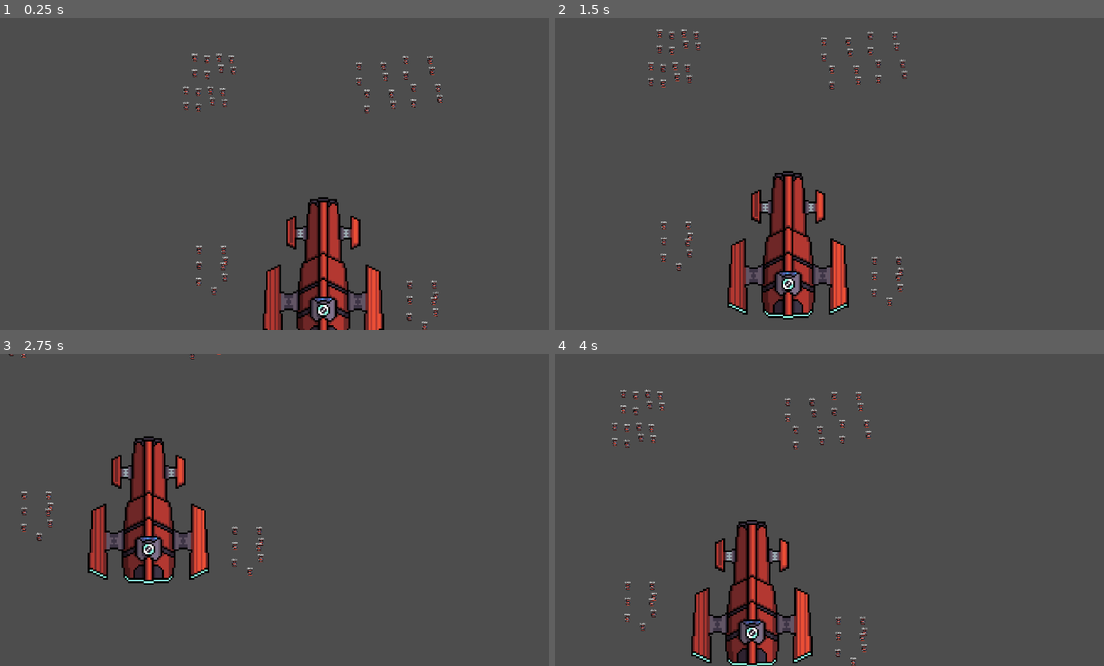
Above: before the commit, frames 1-4 (two rows, left to right).
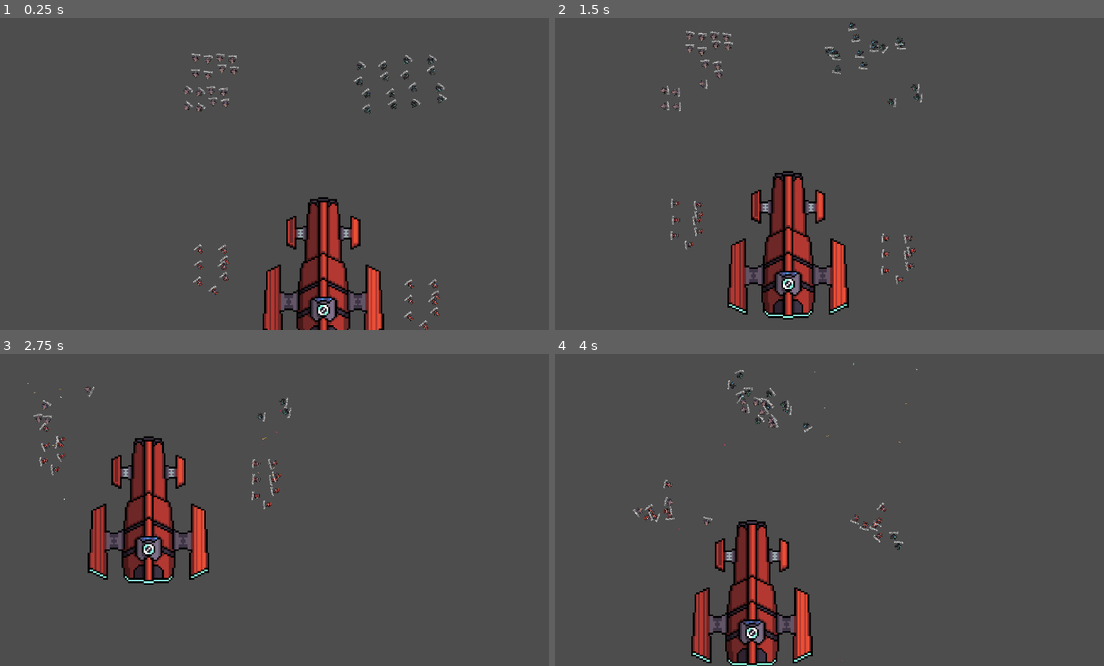
Above: after the commit, the same moments.

Repository: braja/space_battle_sim_thing
Game: Godot game, scene res://worldtest.tscn
Same seed, same stepped clock (60 frames per second), same inputs: the game is played once before the commit and once after it. The project has no main scene, so this scene is started directly.
Inputs (mouse positions are in pixels of both pictures, inside the frame that each line leads up to):
- Up to frame 1 (0.25 s): no input
- Up to frame 2 (1.5 s): move the mouse to (955, 158) at 0.52 s; hold Right (ui_right) 0.53-1.28 s; click (955, 158) at 0.67 s; move the mouse to (719, 189) at 1.27 s; hold Down (ui_down) from 1.28 s (still down)
- Up to frame 3 (2.75 s): move the mouse to (334, 441) at 2.02 s; release Down (ui_down) at 2.03 s; hold Right (ui_right) from 2.03 s (still down)
- Up to frame 4 (4 s): move the mouse to (807, 572) at 2.77 s; release Right (ui_right) at 2.78 s; hold Up (ui_up) 2.78-3.53 s; click (807, 572) at 2.92 s; move the mouse to (999, 556) at 3.52 s; hold Left (ui_left) from 3.53 s (still down)

The runs differ from the first frame. In frame 1, 1.2% of the frame differs, in the area x 33-82%, y 11-100%; in frame 2, 1.7%, in the area x 16-67%, y 1-93%; in frame 3, 0.8%; in frame 4, 1.4%.
Error before the commit: Parse Error: Function "flank" has the same name as a previously declared function. (res://scenes/fighter_base/fighter_base.gd:107)

Commit message:
fix conflict and bullet zindex issue

Diff:
--- a/scenes/fighter_base/fighter_base.gd
+++ b/scenes/fighter_base/fighter_base.gd
@@ -56,7 +56,7 @@
 		elif distance_to_target > flee_distance and distance_to_target <= attack_range:
 			change_state(State.ATTACKING)
 			state_label.text = "attacking"
-			flank(target_pos)
+			move(target_pos)
 			attack()
 		else:
 			change_state(State.SEEKING)
@@ -104,16 +104,6 @@
 	apply_central_impulse(transform.x * acceleration)
 
 
-func flank(target_position: Vector2) -> void:
-	var direction = (target_position - position).normalized()
-	var flanking_angle = deg_to_rad(randi_range(120, 240)) # Change this range for more drastic flanking
-	direction = Vector2(direction.x * cos(flanking_angle) - direction.y * sin(flanking_angle), direction.x * sin(flanking_angle) + direction.y * cos(flanking_angle))
-	var target_angle = atan2(direction.y, direction.x)
-	rotate_to_target(target_angle)
-	apply_central_impulse(transform.x * acceleration)
-
-
-
 func evade(target_position: Vector2) -> void:
 	var direction = (position - target_position).normalized()
 	var random_angle = deg_to_rad(randi_range(-45, 45)) # Random angle for variation in evasion
@@ -153,6 +143,7 @@
 		var proj = projectile.instantiate()
 		var predicted_target_position = target.global_position + target.linear_velocity
 		var direction = (predicted_target_position - position).normalized()
+		proj.possible_obstacle = possible_obstacle
 		proj.z_index = z_index
 		proj.global_transform = Transform2D(atan2(direction.y, direction.x), projectile_spawner.global_position)
 		owner.add_child(proj)
--- a/scenes/projectiles/fleet_1_bullet/fleet_1_bullet.gd
+++ b/scenes/projectiles/fleet_1_bullet/fleet_1_bullet.gd
@@ -1,7 +1,7 @@
 extends Area2D
 
 @onready var anim = $AnimationPlayer
-
+var possible_obstacle = false
 var speed = 550
 # Called when the node enters the scene tree for the first time.
 func _ready():
@@ -15,5 +15,7 @@
 
 func _on_body_entered(body):
 	if body.is_in_group("fleet_2") || body.is_in_group("fleet_3"):
+		if possible_obstacle and body.possible_obstacle and body.z_index != z_index:
+			return
 		body.queue_free()
 	queue_free()
--- a/scenes/projectiles/fleet_2_bullet/fleet_2_bullet.gd
+++ b/scenes/projectiles/fleet_2_bullet/fleet_2_bullet.gd
@@ -1,7 +1,7 @@
 extends Area2D
 
 @onready var anim = $AnimationPlayer
-
+var possible_obstacle = false
 var speed = 550
 # Called when the node enters the scene tree for the first time.
 func _ready():
@@ -15,5 +15,7 @@
 
 func _on_body_entered(body):
 	if body.is_in_group("fleet_1") || body.is_in_group("fleet_3"):
+		if possible_obstacle and body.possible_obstacle and body.z_index != z_index:
+			return
 		body.queue_free()
 	queue_free()
--- a/scenes/projectiles/fleet_3_bullet/fleet_3_bullet.gd
+++ b/scenes/projectiles/fleet_3_bullet/fleet_3_bullet.gd
@@ -1,7 +1,7 @@
 extends Area2D
 
 @onready var anim = $AnimationPlayer
-
+var possible_obstacle = false
 var speed = 550
 # Called when the node enters the scene tree for the first time.
 func _ready():
@@ -15,5 +15,7 @@
 
 func _on_body_entered(body):
 	if body.is_in_group("fleet_1") || body.is_in_group("fleet_2"):
+		if possible_obstacle and body.possible_obstacle and body.z_index != z_index:
+			return
 		body.queue_free()
 	queue_free()
